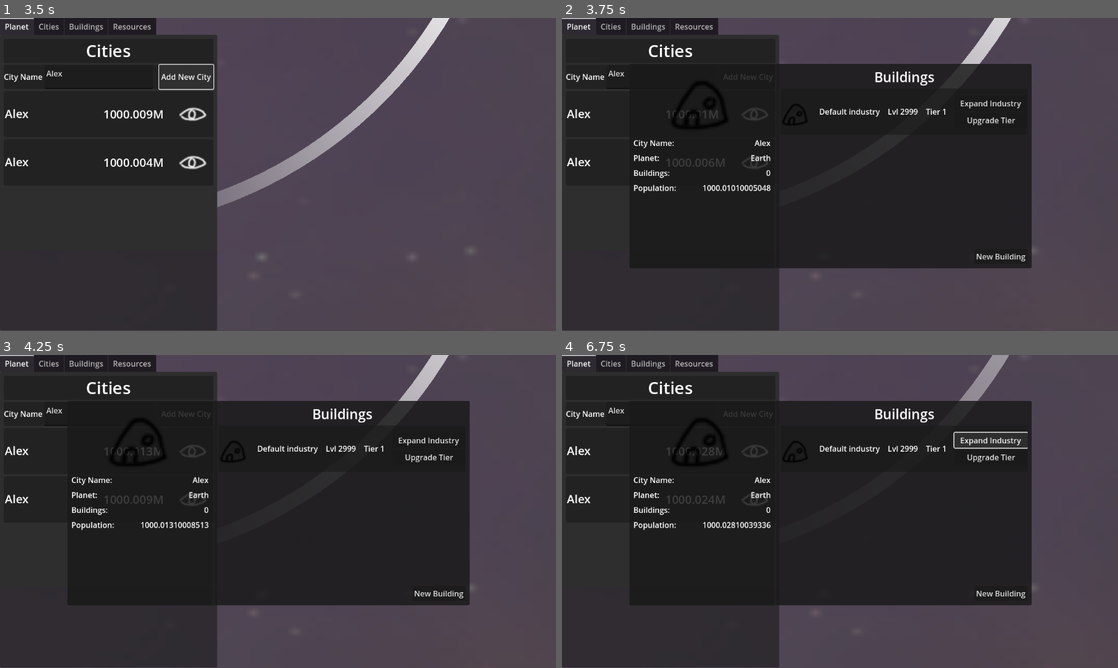
Above: before the commit, frames 1-4 (two rows, left to right).
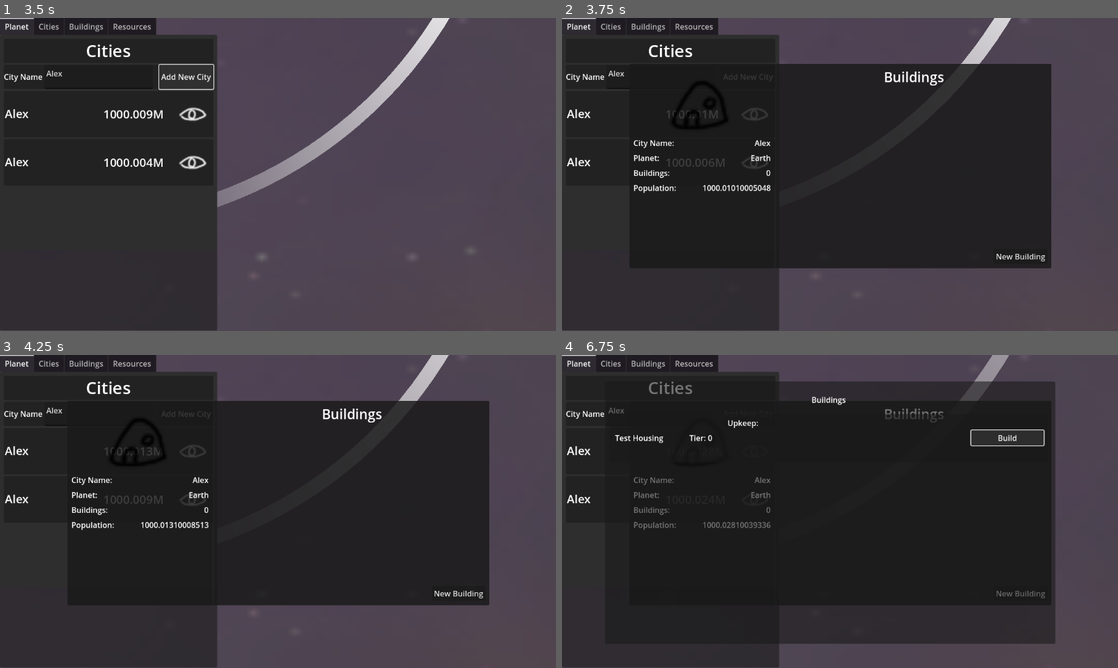
Above: after the commit, the same moments.

Repository: IsaacdmDunn/OrbitTTD
Game: Godot game, scene res://game.tscn
The game is run twice, just before and just after one commit, with the same random seed, the same clock (stepped at 60 frames per second) and the same inputs. The engine's default icon, where the game draws it, is replaced by a stand-in: a white triangle on a blue panel in a dark square.
Inputs (mouse positions are in pixels of both pictures, inside the frame that each line leads up to):
- Up to frame 1 (3.5 s): move the mouse to (283, 218) at 0.52 s; click (283, 218) at 0.6 s; click (100, 77) at 1.27 s; type "Alex" at 1.35 s; click "Add New City" at 2 s; click "Add New City" at 2.75 s
- Up to frame 2 (3.75 s): click (756, 115) at 3.52 s
- Up to frame 3 (4.25 s): no input
- Up to frame 4 (6.75 s): click (990, 439) at 4.25 s, where only the run before the commit has a clickable "Expand Industry"; click (990, 458) at 5 s, where only the run before the commit has a clickable "Upgrade Tier"; click "New Building" at 5.75 s; click (1006, 436) at 6.5 s, where only the run after the commit has a clickable "Build"

Frame 1 is identical in both runs. In frame 2, 3.2% of the frame differs, in the area x 39-88%, y 14-80%; in frame 3, 3.2%; in frame 4, 14%, in the area x 8-89%, y 8-93%.

Commit message:
Added building menu none functional

Diff:
--- a/orbitttd/Prefabs/Buildings/TestHouse.tscn
+++ b/orbitttd/Prefabs/Buildings/TestHouse.tscn
@@ -9,3 +9,4 @@
 resourcesRequired = Array[float]([1000.0])
 resourcesProducedID = Array[int]([0])
 resourcesProduced = Array[float]([1000.0])
+buildingType = "Test Housing"
--- /dev/null
+++ b/orbitttd/Prefabs/UI/AddNewBuilding.tscn
@@ -0,0 +1,45 @@
+[gd_scene load_steps=2 format=3 uid="uid://cf0jgxen0n5ch"]
+
+[ext_resource type="Script" uid="uid://uwwg2vcixixw" path="res://scripts/UI/AddNewBuildingUI.gd" id="1_s7cu2"]
+
+[node name="AddNewBuildingUI" type="Control"]
+layout_mode = 3
+anchors_preset = 15
+anchor_right = 1.0
+anchor_bottom = 1.0
+grow_horizontal = 2
+grow_vertical = 2
+size_flags_horizontal = 3
+size_flags_vertical = 3
+script = ExtResource("1_s7cu2")
+
+[node name="Panel" type="Panel" parent="."]
+layout_mode = 1
+anchors_preset = 15
+anchor_right = 1.0
+anchor_bottom = 1.0
+offset_left = 89.0
+offset_top = 55.0
+offset_right = -130.0
+offset_bottom = -50.0
+grow_horizontal = 2
+grow_vertical = 2
+
+[node name="VBoxContainer" type="VBoxContainer" parent="Panel"]
+layout_mode = 1
+anchors_preset = 15
+anchor_right = 1.0
+anchor_bottom = 1.0
+offset_left = 10.0
+offset_top = 13.0
+offset_right = -15.0
+offset_bottom = -8.0
+grow_horizontal = 2
+grow_vertical = 2
+
+[node name="Label" type="Label" parent="Panel/VBoxContainer"]
+custom_minimum_size = Vector2(0, 50)
+layout_mode = 2
+text = "Buildings"
+horizontal_alignment = 1
+vertical_alignment = 1
--- /dev/null
+++ b/orbitttd/Prefabs/UI/BuildingOptionUI.tscn
@@ -0,0 +1,53 @@
+[gd_scene load_steps=3 format=3 uid="uid://doxbcxuiuvt42"]
+
+[ext_resource type="Texture2D" uid="uid://luibggplp2ss" path="res://images/cityIcon.png" id="1_awpy3"]
+[ext_resource type="Script" uid="uid://bxc4qj7v1kgok" path="res://scripts/UI/BuildingOption.gd" id="1_bse4x"]
+
+[node name="BuildingOptionUI" type="Panel"]
+custom_minimum_size = Vector2(0, 100)
+script = ExtResource("1_bse4x")
+
+[node name="HBoxContainer" type="HBoxContainer" parent="."]
+layout_mode = 1
+anchors_preset = 15
+anchor_right = 1.0
+anchor_bottom = 1.0
+offset_left = 7.0
+offset_top = 7.0
+offset_right = -9.0
+offset_bottom = -7.0
+grow_horizontal = 2
+grow_vertical = 2
+
+[node name="TextureRect" type="TextureRect" parent="HBoxContainer"]
+layout_mode = 2
+texture = ExtResource("1_awpy3")
+expand_mode = 2
+stretch_mode = 5
+
+[node name="BuildingName" type="Label" parent="HBoxContainer"]
+custom_minimum_size = Vector2(150, 0)
+layout_mode = 2
+text = "Default Building"
+
+[node name="Tier" type="Label" parent="HBoxContainer"]
+custom_minimum_size = Vector2(75, 0)
+layout_mode = 2
+text = "Tier: 10"
+
+[node name="Upkeep" type="Label" parent="HBoxContainer"]
+custom_minimum_size = Vector2(0, 80)
+layout_mode = 2
+size_flags_horizontal = 3
+size_flags_vertical = 1
+text = "Upkeep: 10 workers, 5 metals, 2 water"
+autowrap_mode = 3
+
+[node name="Button" type="Button" parent="HBoxContainer"]
+custom_minimum_size = Vector2(150, 0)
+layout_mode = 2
+size_flags_horizontal = 8
+size_flags_vertical = 4
+tooltip_text = "Build time: 58 weeks
+Cost: 500 metals, 15 Rare metals"
+text = "Build"
--- a/orbitttd/Prefabs/UI/BuildingUI.gd
+++ /dev/null
@@ -1 +0,0 @@
-extends Panel
--- /dev/null
+++ b/orbitttd/Prefabs/UI/BuildingUI.tscn
@@ -0,0 +1,52 @@
+[gd_scene load_steps=3 format=3 uid="uid://b814betooccem"]
+
+[ext_resource type="Script" uid="uid://cbqq0q2dyx4pf" path="res://scripts/UI/BuildingUI.gd" id="1_381lv"]
+[ext_resource type="Texture2D" uid="uid://luibggplp2ss" path="res://images/cityIcon.png" id="2_pud5p"]
+
+[node name="BuildingUI" type="Panel"]
+custom_minimum_size = Vector2(0, 96)
+size_flags_horizontal = 3
+script = ExtResource("1_381lv")
+
+[node name="HBoxContainer" type="HBoxContainer" parent="."]
+layout_mode = 1
+anchors_preset = 15
+anchor_right = 1.0
+anchor_bottom = 1.0
+grow_horizontal = 2
+grow_vertical = 2
+theme_override_constants/separation = 16
+
+[node name="Icon" type="TextureRect" parent="HBoxContainer"]
+custom_minimum_size = Vector2(64, 64)
+layout_mode = 2
+texture = ExtResource("2_pud5p")
+stretch_mode = 5
+
+[node name="BuildingType" type="Label" parent="HBoxContainer"]
+layout_mode = 2
+text = "Default industry"
+
+[node name="Lvl" type="Label" parent="HBoxContainer"]
+layout_mode = 2
+text = "Lvl 2999"
+
+[node name="Tier" type="Label" parent="HBoxContainer"]
+layout_mode = 2
+text = "Tier 1"
+
+[node name="VBoxContainer" type="VBoxContainer" parent="HBoxContainer"]
+layout_mode = 2
+size_flags_horizontal = 3
+alignment = 1
+
+[node name="Lvl Up Button" type="Button" parent="HBoxContainer/VBoxContainer"]
+layout_mode = 2
+text = "Expand Industry"
+
+[node name="UpgradeTier" type="Button" parent="HBoxContainer/VBoxContainer"]
+layout_mode = 2
+text = "Upgrade Tier"
+
+[connection signal="pressed" from="HBoxContainer/VBoxContainer/Lvl Up Button" to="." method="_on_lvl_up_button_pressed"]
+[connection signal="pressed" from="HBoxContainer/VBoxContainer/UpgradeTier" to="." method="_on_upgrade_tier_pressed"]
--- a/orbitttd/Prefabs/UI/CityUI.tscn
+++ b/orbitttd/Prefabs/UI/CityUI.tscn
@@ -1,8 +1,7 @@
-[gd_scene load_steps=4 format=3 uid="uid://cyoo4u0ybox1o"]
+[gd_scene load_steps=3 format=3 uid="uid://cyoo4u0ybox1o"]
 
-[ext_resource type="Script" uid="uid://dl223rcajfkfw" path="res://Prefabs/UI/CityUI.gd" id="1_1gn7b"]
+[ext_resource type="Script" uid="uid://dl223rcajfkfw" path="res://scripts/UI/CityUI.gd" id="1_1gn7b"]
 [ext_resource type="Texture2D" uid="uid://luibggplp2ss" path="res://images/cityIcon.png" id="2_1gn7b"]
-[ext_resource type="Script" uid="uid://cbqq0q2dyx4pf" path="res://Prefabs/UI/BuildingUI.gd" id="3_44uyq"]
 
 [node name="CityUI" type="Control"]
 layout_mode = 3
@@ -20,7 +19,7 @@
 anchor_bottom = 1.0
 offset_left = 140.0
 offset_top = 95.0
-offset_right = -179.0
+offset_right = -138.0
 offset_bottom = -130.0
 grow_horizontal = 2
 grow_vertical = 2
@@ -136,59 +135,8 @@
 layout_mode = 2
 size_flags_vertical = 3
 
-[node name="Label" type="Label" parent="Panel/HBoxContainer/Buildings/VBoxContainer/BuildingsScrollContainer"]
-visible = false
+[node name="VBoxContainer" type="VBoxContainer" parent="Panel/HBoxContainer/Buildings/VBoxContainer/BuildingsScrollContainer"]
 layout_mode = 2
-size_flags_horizontal = 3
-size_flags_vertical = 6
-text = "This City Has No Buildings Select New Building To Add One"
-horizontal_alignment = 1
-
-[node name="BuildingUI" type="Panel" parent="Panel/HBoxContainer/Buildings/VBoxContainer/BuildingsScrollContainer"]
-custom_minimum_size = Vector2(0, 96)
-layout_mode = 2
-size_flags_horizontal = 3
-script = ExtResource("3_44uyq")
-
-[node name="HBoxContainer" type="HBoxContainer" parent="Panel/HBoxContainer/Buildings/VBoxContainer/BuildingsScrollContainer/BuildingUI"]
-layout_mode = 1
-anchors_preset = 15
-anchor_right = 1.0
-anchor_bottom = 1.0
-grow_horizontal = 2
-grow_vertical = 2
-theme_override_constants/separation = 16
-
-[node name="Icon" type="TextureRect" parent="Panel/HBoxContainer/Buildings/VBoxContainer/BuildingsScrollContainer/BuildingUI/HBoxContainer"]
-custom_minimum_size = Vector2(64, 64)
-layout_mode = 2
-texture = ExtResource("2_1gn7b")
-stretch_mode = 5
-
-[node name="BuildingType" type="Label" parent="Panel/HBoxContainer/Buildings/VBoxContainer/BuildingsScrollContainer/BuildingUI/HBoxContainer"]
-layout_mode = 2
-text = "Default industry"
-
-[node name="Lvl" type="Label" parent="Panel/HBoxContainer/Buildings/VBoxContainer/BuildingsScrollContainer/BuildingUI/HBoxContainer"]
-layout_mode = 2
-text = "Lvl 2999"
-
-[node name="Label" type="Label" parent="Panel/HBoxContainer/Buildings/VBoxContainer/BuildingsScrollContainer/BuildingUI/HBoxContainer"]
-layout_mode = 2
-text = "Tier 1"
-
-[node name="VBoxContainer" type="VBoxContainer" parent="Panel/HBoxContainer/Buildings/VBoxContainer/BuildingsScrollContainer/BuildingUI/HBoxContainer"]
-layout_mode = 2
-size_flags_horizontal = 3
-alignment = 1
-
-[node name="Lvl Up Button" type="Button" parent="Panel/HBoxContainer/Buildings/VBoxContainer/BuildingsScrollContainer/BuildingUI/HBoxContainer/VBoxContainer"]
-layout_mode = 2
-text = "Expand Industry"
-
-[node name="UpgradeTier" type="Button" parent="Panel/HBoxContainer/Buildings/VBoxContainer/BuildingsScrollContainer/BuildingUI/HBoxContainer/VBoxContainer"]
-layout_mode = 2
-text = "Upgrade Tier"
 
 [node name="AddNewBuilding" type="HBoxContainer" parent="Panel/HBoxContainer/Buildings/VBoxContainer"]
 layout_mode = 2
@@ -197,3 +145,5 @@
 layout_mode = 2
 size_flags_horizontal = 10
 text = "New Building"
+
+[connection signal="pressed" from="Panel/HBoxContainer/Buildings/VBoxContainer/AddNewBuilding/Button" to="." method="_on_button_pressed"]
--- a/orbitttd/scripts/Building.gd
+++ b/orbitttd/scripts/Building.gd
@@ -16,6 +16,8 @@
 
 func InitBuilding(cityID):
 	city = get_tree().get_nodes_in_group("City")[cityID]
+	if buildingType == null:
+		buildingType = "John"
 	print("dajwkda")
 func UpdateBuilding():
 
--- a/orbitttd/scripts/Data/GameData.gd
+++ b/orbitttd/scripts/Data/GameData.gd
@@ -10,5 +10,4 @@
 	pop=0
 	for city in get_tree().get_nodes_in_group("City"):
 		pop += city.pop
-	print(get_tree().get_nodes_in_group("City").size())
 	#print(pop)
--- a/orbitttd/scripts/Data/GamePrefabs.gd
+++ b/orbitttd/scripts/Data/GamePrefabs.gd
@@ -1,7 +1,9 @@
 extends Node
 
 var cityBuildingMenuUI = preload("res://Prefabs/UI/CityUI.tscn")
-
+var buildingUIPrefab = preload("res://Prefabs/UI/BuildingUI.tscn")
 
 var cityPrefab = preload("res://city.tscn")
+
+#buildings
 var earthSlumsPrefab = preload("res://Prefabs/Buildings/TestHouse.tscn")
--- /dev/null
+++ b/orbitttd/scripts/UI/AddNewBuildingUI.gd
@@ -0,0 +1,15 @@
+extends Control
+
+var city: City
+var buildingToBuild: Node2D
+
+func _process(delta: float) -> void:
+	print("!!!")
+
+func _ready() -> void:
+	var optionToAdd = UiManager.buildingOption.instantiate()
+	optionToAdd.city = city
+	optionToAdd.buildingToBuild = buildingToBuild
+	$Panel/VBoxContainer.add_child(optionToAdd)
+	print("!!!")
+	pass
--- /dev/null
+++ b/orbitttd/scripts/UI/BuildingOption.gd
@@ -0,0 +1,18 @@
+extends Panel
+
+var city: City
+var buildingToBuild: Building
+
+func _ready() -> void:
+	print(buildingToBuild)
+	$HBoxContainer/TextureRect.texture = buildingToBuild.buildingTexture
+	$HBoxContainer/BuildingName.text = buildingToBuild.buildingType
+	$HBoxContainer/Tier.text = "Tier: " + str(buildingToBuild.tier)
+	$HBoxContainer/Upkeep.text = "Upkeep: "
+	for i in buildingToBuild.resourcesRequired.size():
+		$HBoxContainer/Upkeep.text += ""
+
+
+func _on_button_pressed() -> void:
+	city.buildings.append(buildingToBuild)
+	pass # Replace with function body.
--- /dev/null
+++ b/orbitttd/scripts/UI/BuildingUI.gd
@@ -0,0 +1,24 @@
+extends Panel
+
+var building: Building
+
+func _ready() -> void:
+	UpdateBuildingInfo()
+
+func UpdateBuildingInfo():
+	$HBoxContainer/Icon.texture = building.buildingTexture
+	$HBoxContainer/BuildingType.text = building.buildingType
+	$HBoxContainer/Lvl.text = "LVL: " + str(building.level)
+	$HBoxContainer/Tier.text = "Tier: " + str(building.tier)
+
+
+func _on_lvl_up_button_pressed() -> void:
+	building.level += 1
+	UpdateBuildingInfo()
+	pass # Replace with function body.
+
+
+func _on_upgrade_tier_pressed() -> void:
+	building.tier += 1
+	UpdateBuildingInfo()
+	pass # Replace with function body.
--- a/orbitttd/Prefabs/UI/CityUI.gd
+++ b/orbitttd/scripts/UI/CityUI.gd
@@ -15,5 +15,17 @@
 
 		$Panel/HBoxContainer/CityInfo/VBoxContainer/Population/PopCount.tooltip_text = "Population growth: " + str(city.pop * (city.birthRate - city.deathRate))
 
-func AddBuildingInfoUI(build:Node2D):
+func AddBuildingInfoUI(building:Node2D):
+	var buildingUIToAdd = GamePrefabs.buildingUIPrefab.instantiate()
+	buildingUIToAdd.building = building
+	$Panel/HBoxContainer/Buildings/VBoxContainer/BuildingsScrollContainer/VBoxContainer.add_child(buildingUIToAdd)
 	pass
+
+
+func _on_button_pressed() -> void:
+	var buildingMenu = UiManager.addBuildingUI.instantiate()
+	buildingMenu.city = city
+	buildingMenu.buildingToBuild = GamePrefabs.earthSlumsPrefab.instantiate()
+	get_tree().get_first_node_in_group("UI").add_child(buildingMenu)
+	print("???")
+	pass # Replace with function body.
--- a/orbitttd/scripts/UI/UIManager.gd
+++ b/orbitttd/scripts/UI/UIManager.gd
@@ -1,6 +1,9 @@
 extends Node
 
 @export var planetUI = preload("res://Prefabs/UI/planetUI.tscn")
+@export var addBuildingUI = preload("res://Prefabs/UI/AddNewBuilding.tscn")
+@export var buildingOption = preload("res://Prefabs/UI/BuildingOptionUI.tscn")
+
 var openUI
 var planetTarget
 
Not shown, added: orbitttd/scripts/UI/AddNewBuildingUI.gd.uid
Not shown, added: orbitttd/scripts/UI/BuildingOption.gd.uid
Renamed: orbitttd/Prefabs/UI/BuildingUI.gd.uid -> orbitttd/scripts/UI/BuildingUI.gd.uid
Renamed: orbitttd/Prefabs/UI/CityUI.gd.uid -> orbitttd/scripts/UI/CityUI.gd.uid
